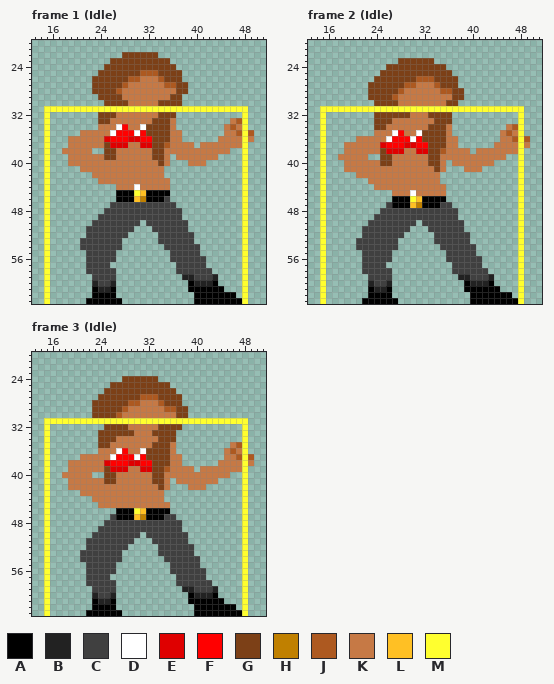
Pixel-art file -- res/gfx/Source Aseprite Files/stephanie.aseprite. The picture above is the old version.
64x64 pixels, 5 frames. Colours within 5 levels of each other are drawn and written as one. Shown: frame 1 (Idle): x 13..51, y 20..63; frame 2 (Idle): x 13..51, y 20..63; frame 3 (Idle): x 13..51, y 20..63. The commit also changed other frames, which this record leaves out.
Visible layers, top first: "box", "Head", "Belt", "Arm 1", "Body", "Arm 2", "Leg 1", "Leg 2".
Palette (. is transparent): A #000000  B #222222  C #404040  D #ffffff  E #df0000  F #ff0000  G #7c4017  H #c08000  J #ad5920  K #c67945  L #ffc024  M #ffff2f
Pixels before, frame 1 (Idle), first column x 15:
22 .............GGGGGG................
23 ...........GGGGGGGGGG..............
24 ..........GGGGGGGGGGGG.............
25 .........GGGGGGGJJJGGGG............
26 ........GGGGGGJJKKKJGGG............
27 ........GGGGGJKKKKKKJJGG...........
28 ........GGGGJKKKKKKKKKGG...........
29 .........GGGGKKKKKKKKGG............
30 ..........GGGGKKKKKGGGG............
31 MMMMMMMMMMMMMMMMMMMMMMMMMMMMMMMMMM.
32 M........GGGKKKKKKKGGG...........M.
33 M........GGKKKKKKKGGGK.........KJM.
34 M........KKKDFKKDGGGGK........KJKM.
35 M.....KKKKKDFFFDFGGGGKK.......KKJMJ
36 M...KKKKKKEFFFEEFFGGGKK......KKKKMK
37 M...KKKKKKGEEEKKEEGGJKKKK.KKKKKKKM.
38 M..KKKKK..GGKKKKKKGGKKKKKKKKKKK..M.
39 M...KKKKKKGGKKKKKKGGK.KKKKKKK....M.
40 M...KKKKKKKKKKKKKKKGK...KKK......M.
41 M.....KKKKKKKKKKKKKK.............M.
42 M.......KKKKKKKKKKKK.............M.
43 M........KKKKKKKKKKKK............M.
44 M...........KKKDKKKKK............M.
45 M...........AAAMLAAAA............M.
46 M...........AAALHAAAC............M.
47 M..........CCCCCCCCCCC...........M.
48 M.........CCCCCCCCCCCCC..........M.
49 M........CCCCCCCCCCCCCC..........M.
50 M.......CCCCCCCC.CCCCCCC.........M.
51 M......CCCCCCCC...CCCCCC.........M.
52 M......CCCCCCC.....CCCCCC........M.
53 M.....CCCCCCC......CCCCCC........M.
54 M.....CCCCCCC.......CCCCCC.......M.
55 M......CCCCC.........CCCCC.......M.
56 M......CCCCC.........CCCCCC......M.
57 M......CCCC...........CCCCC......M.
58 M......CCCCC..........CCCCCC.....M.
59 M.......CCCC...........BBCCCB....M.
60 M.......BCCB............ABBBA....M.
61 M.......ABBA............AAAAAA...M.
62 M.......AAAA.............AAAAAAA.M.
63 M......AAAAAA............AAAAAAAAM.
Pixels before, frame 2 (Idle), first column x 15:
23 .............GGGGGG................
24 ...........GGGGGGGGGG..............
25 ..........GGGGGGGGGGGG.............
26 .........GGGGGGGJJJGGGG............
27 ........GGGGGGJJKKKJGGG............
28 ........GGGGGJKKKKKKJJGG...........
29 ........GGGGJKKKKKKKKKGG...........
30 .........GGGGKKKKKKKKGG............
31 MMMMMMMMMMMMMMMMMMMMMMMMMMMMMMMMMM.
32 M........GGGGGGKKKGGGG...........M.
33 M........GGGKKKKKKKGGG...........M.
34 M........GGKKKKKKKGGGK.........KJM.
35 M........KKKDFKKDGGGGK........KJKM.
36 M.....KKKKKDFFFDFGGGGKK.......KKJMJ
37 M...KKKKKKEFFFEEFFGGGKK......KKKKMK
38 M...KKKKKKGEEEKKEEGGJKKKK.KKKKKKKM.
39 M..KKKKK..GGKKKKKKGGKKKKKKKKKKK..M.
40 M...KKKKKKGGKKKKKKGGK.KKKKKKK....M.
41 M...KKKKKKKKKKKKKKKGK...KKK......M.
42 M.....KKKKKKKKKKKKKK.............M.
43 M.......KKKKKKKKKKKK.............M.
44 M........KKKKKKKKKKKK............M.
45 M...........KKKDKKKKK............M.
46 M...........AAAMLAAAA............M.
47 M..........CAAALHAAACC...........M.
48 M.........CCCCCCCCCCCCC..........M.
49 M........CCCCCCCCCCCCCC..........M.
50 M.......CCCCCCCC.CCCCCCC.........M.
51 M......CCCCCCCC...CCCCCC.........M.
52 M......CCCCCCC.....CCCCCC........M.
53 M.....CCCCCCC......CCCCCC........M.
54 M.....CCCCCCC.......CCCCCC.......M.
55 M......CCCCC.........CCCCC.......M.
56 M......CCCCC.........CCCCCC......M.
57 M......CCCC...........CCCCC......M.
58 M......CCCCC..........CCCCCC.....M.
59 M.......CCCC...........BBCCCB....M.
60 M.......BCCB............ABBBA....M.
61 M.......ABBA............AAAAAA...M.
62 M.......AAAA.............AAAAAAA.M.
63 M......AAAAAA............AAAAAAAAM.
Pixels before, frame 3 (Idle), first column x 15:
24 .............GGGGGG................
25 ...........GGGGGGGGGG..............
26 ..........GGGGGGGGGGGG.............
27 .........GGGGGGGJJJGGGG............
28 ........GGGGGGJJKKKJGGG............
29 ........GGGGGJKKKKKKJJGG...........
30 ........GGGGJKKKKKKKKKGG...........
31 MMMMMMMMMMMMMMMMMMMMMMMMMMMMMMMMMM.
32 M.........GGGGKKKKKGGGG..........M.
33 M........GGGGGGKKKGGGG...........M.
34 M........GGGKKKKKKKGGG...........M.
35 M........GGKKKKKKKGGGK.........KJM.
36 M........KKKDFKKDGGGGK........KJKM.
37 M.....KKKKKDFFFDFGGGGKK.......KKJMJ
38 M...KKKKKKEFFFEEFFGGGKK......KKKKMK
39 M...KKKKKKGEEEKKEEGGJKKKK.KKKKKKKM.
40 M..KKKKK..GGKKKKKKGGKKKKKKKKKKK..M.
41 M...KKKKKKGGKKKKKKGGK.KKKKKKK....M.
42 M...KKKKKKKKKKKKKKKGK...KKK......M.
43 M.....KKKKKKKKKKKKKK.............M.
44 M.......KKKKKKKKKKKK.............M.
45 M........KKKKKKKKKKKK............M.
46 M...........AAAMLAAAA............M.
47 M..........CAAALHAAACC...........M.
48 M.........CCCCCCCCCCCCC..........M.
49 M........CCCCCCCCCCCCCC..........M.
50 M.......CCCCCCCC.CCCCCCC.........M.
51 M......CCCCCCCC...CCCCCC.........M.
52 M......CCCCCCC.....CCCCCC........M.
53 M.....CCCCCCC......CCCCCC........M.
54 M.....CCCCCCC.......CCCCCC.......M.
55 M......CCCCC.........CCCCC.......M.
56 M......CCCCC.........CCCCCC......M.
57 M......CCCC...........CCCCC......M.
58 M......CCCCC..........CCCCCC.....M.
59 M.......CCCC...........BBCCCB....M.
60 M.......BCCB............ABBBA....M.
61 M.......ABBA............AAAAAA...M.
62 M.......AAAA.............AAAAAAA.M.
63 M......AAAAAA............AAAAAAAAM.
Now the later version:
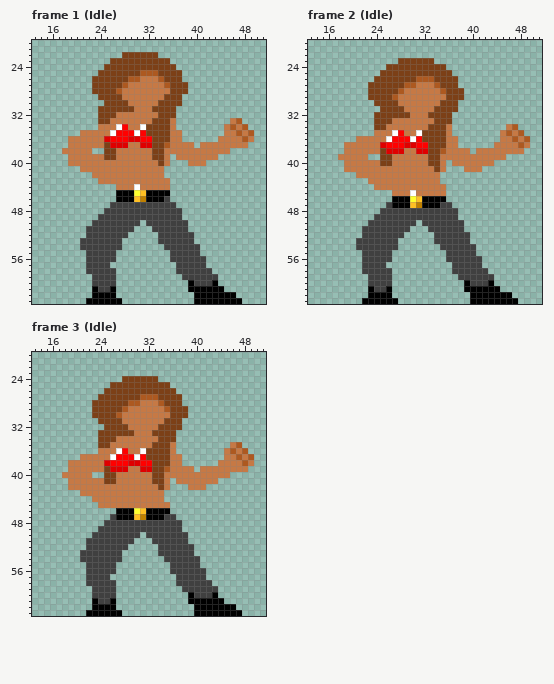
The edit:
layer "box" now hidden
Changed rows in their new state; - is an unchanged pixel.
Frame 1 (Idle):
first column x 15:
27 ---------------------G------------
28 ---------------------G------------
29 --------------------G-------------
31 .........GGGGGGKKKGGGG............
32 .--------------------------------.
33 .--------------------------------.
34 .--------------------------------J
35 .--------------------------------K
36 .--------------------------------J
37 .--------------------------------K
38 .--------------------------------.
39 .--------------------------------.
40 .--------------------------------.
41 .--------------------------------.
42 .--------------------------------.
43 .--------------------------------.
44 .--------------------------------.
45 .--------------------------------.
46 .--------------------------------.
47 .--------------------------------.
48 .--------------------------------.
49 .--------------------------------.
50 .--------------------------------.
51 .--------------------------------.
52 .--------------------------------.
53 .--------------------------------.
54 .--------------------------------.
55 .--------------------------------.
56 .--------------------------------.
57 .--------------------------------.
58 .--------------------------------.
59 .----------------------CC---C----.
60 .-------C--C-------------CCC-----.
61 .--------CC----------------------.
62 .--------------------------------.
63 .--------------------------------.
Frame 2 (Idle):
first column x 15:
28 ---------------------G------------
29 ---------------------G------------
30 --------------------G-------------
31 ..........GGGGKKKKKGGGG...........
32 .--------------------------------.
33 .--------------------------------.
34 .--------------------------------.
35 .--------------------------------J
36 .--------------------------------K
37 .--------------------------------J
38 .--------------------------------K
39 .--------------------------------.
40 .--------------------------------.
41 .--------------------------------.
42 .--------------------------------.
43 .--------------------------------.
44 .--------------------------------.
45 .--------------------------------.
46 .--------------------------------.
47 .--------------------------------.
48 .--------------------------------.
49 .--------------------------------.
50 .--------------------------------.
51 .--------------------------------.
52 .--------------------------------.
53 .--------------------------------.
54 .--------------------------------.
55 .--------------------------------.
56 .--------------------------------.
57 .--------------------------------.
58 .--------------------------------.
59 .----------------------CC---C----.
60 .-------C--C-------------CCC-----.
61 .--------CC----------------------.
62 .--------------------------------.
63 .--------------------------------.
Frame 3 (Idle):
first column x 15:
29 ---------------------G------------
30 ---------------------G------------
31 .........GGGGKKKKKKKGGG...........
32 .--------------------------------.
33 .--------------------------------.
34 .--------------------------------.
35 .--------------------------------.
36 .--------------------------------J
37 .--------------------------------K
38 .--------------------------------J
39 .--------------------------------K
40 .--------------------------------.
41 .--------------------------------.
42 .--------------------------------.
43 .--------------------------------.
44 .--------------------------------.
45 .--------------------------------.
46 .--------------------------------.
47 .--------------------------------.
48 .--------------------------------.
49 .--------------------------------.
50 .--------------------------------.
51 .--------------------------------.
52 .--------------------------------.
53 .--------------------------------.
54 .--------------------------------.
55 .--------------------------------.
56 .--------------------------------.
57 .--------------------------------.
58 .--------------------------------.
59 .----------------------CC---C----.
60 .-------C--C-------------CCC-----.
61 .--------CC----------------------.
62 .--------------------------------.
63 .--------------------------------.
